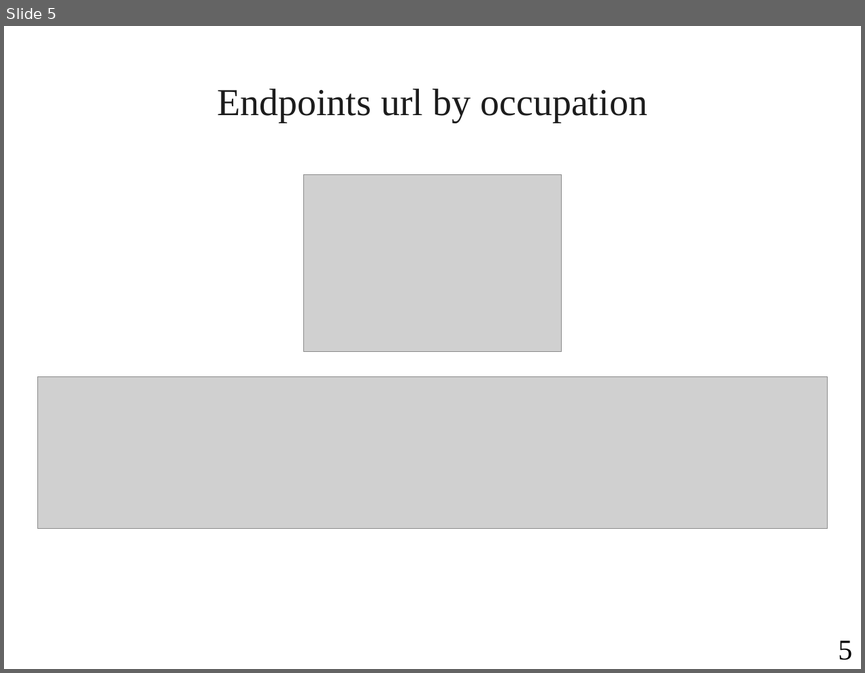
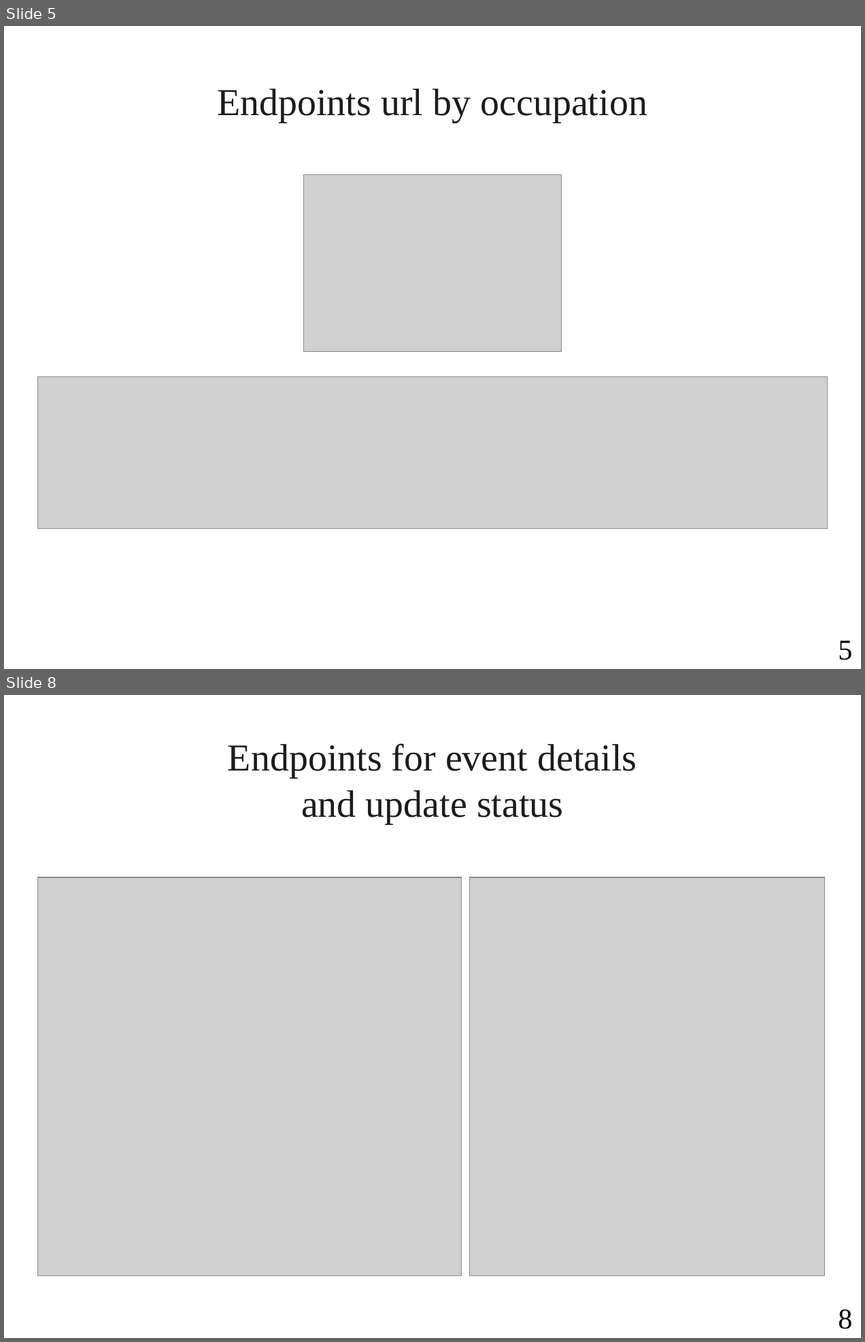
Before and after one commit to EnderLancer/Course, a slide deck: Demo 2.ppt. Shown one above the other, each under a label of ours: slide 5 before the commit, slides 5 and 8 after it; the slides between them are not shown. The pictures are 865x673 and 865x1342 pixels, drawn with LibreOffice and Linux fonts; fonts in the diff are those of the drawing; grey boxes stand for pictures; background and template pictures are left out. Boxes give left, top, right and bottom in pixels: in the first picture for what was removed or moved away, otherwise in the second. Text is boxed around its words. In the diff, an @@ line names an element or a change of style, - is before the commit and + after.

```diff
--- a/Demo 2.ppt
+++ b/Demo 2.ppt
@@ slide 8 added at box(4, 695, 861, 1338), background picture (left out) @@
@@ text added at box(228, 743, 636, 824), 32 pt, text #1C1C1C @@
+Endpoints for event details and update status
@@ picture added at box(37, 877, 462, 1276) @@
@@ picture added at box(469, 877, 824, 1276) @@
@@ page number added at box(838, 1309, 852, 1329), 24 pt, text #000000 @@
+8
```
Also in this commit, not shown: 6 slides changed, 1 other slide added, 1 slide removed, 7 other files.
